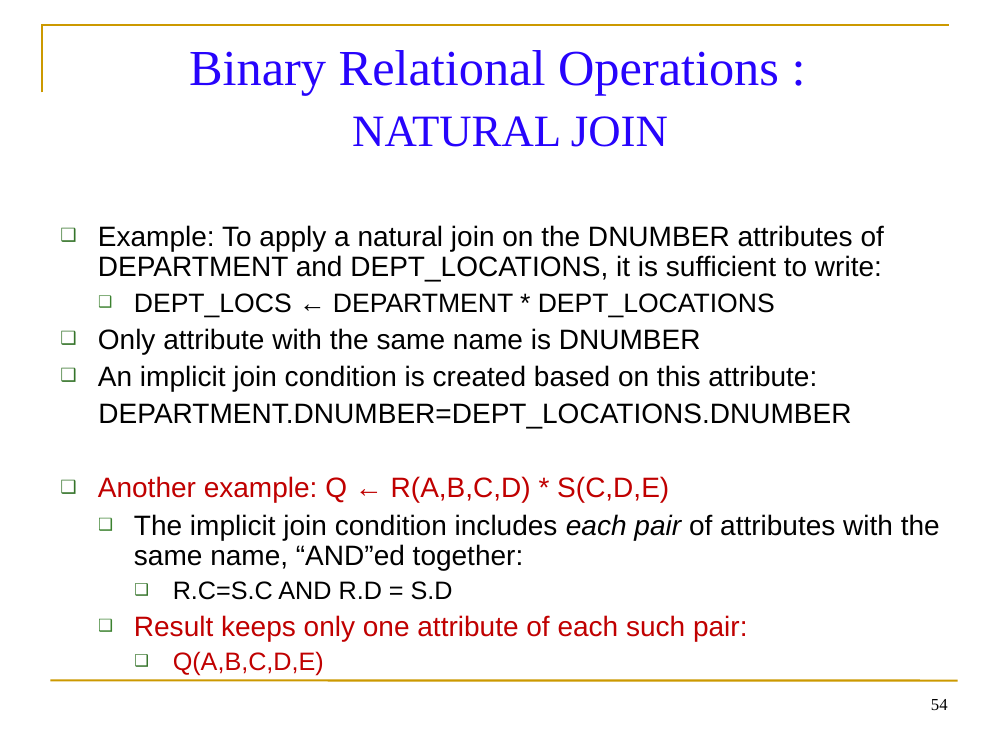
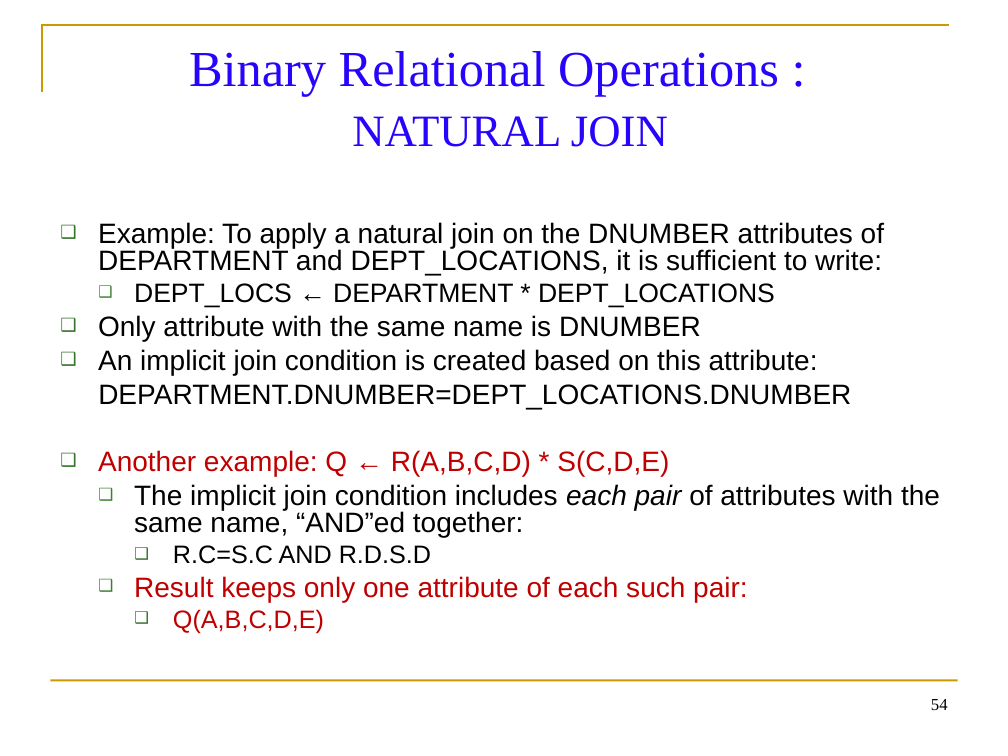
Before and after one commit to Sheerabth/Academics, a slide deck: slide 54 of Sem_3/18XW32 - DATABASE MANAGEMENT SYSTEM/Ppt Notes/Relational Algebra Operations.ppt. Drawn at 1008x756 pixels with LibreOffice and Linux fonts; fonts in the diff are those of the drawing. Boxes give left, top, right and bottom in pixels: in the first picture for what was removed or moved away, otherwise in the second. Text is boxed around its words. In the diff, an @@ line names an element or a change of style, - is before the commit and + after.

```diff
--- a/Sem_3/18XW32 - DATABASE MANAGEMENT SYSTEM/Ppt Notes/Relational Algebra Operations.ppt
+++ b/Sem_3/18XW32 - DATABASE MANAGEMENT SYSTEM/Ppt Notes/Relational Algebra Operations.ppt
@@ text at bbox=[98, 222, 940, 633]: indent changed; line spacing 0.9 to 0.8 @@
@@ text at bbox=[173, 545, 431, 564]: text changed @@
-    ❑ R.C=S.C AND R.D = S.D
+    ❑ R.C=S.C AND R.D.S.D
```
Also in this commit, not shown: 60 other slides changed, 14 other files.
